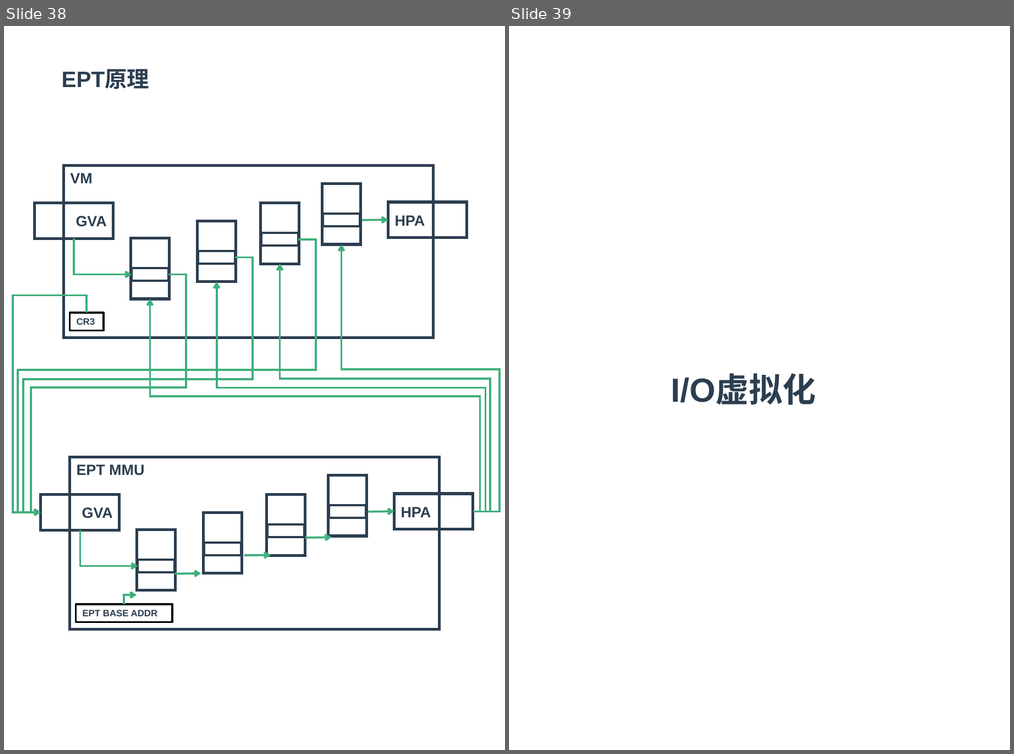
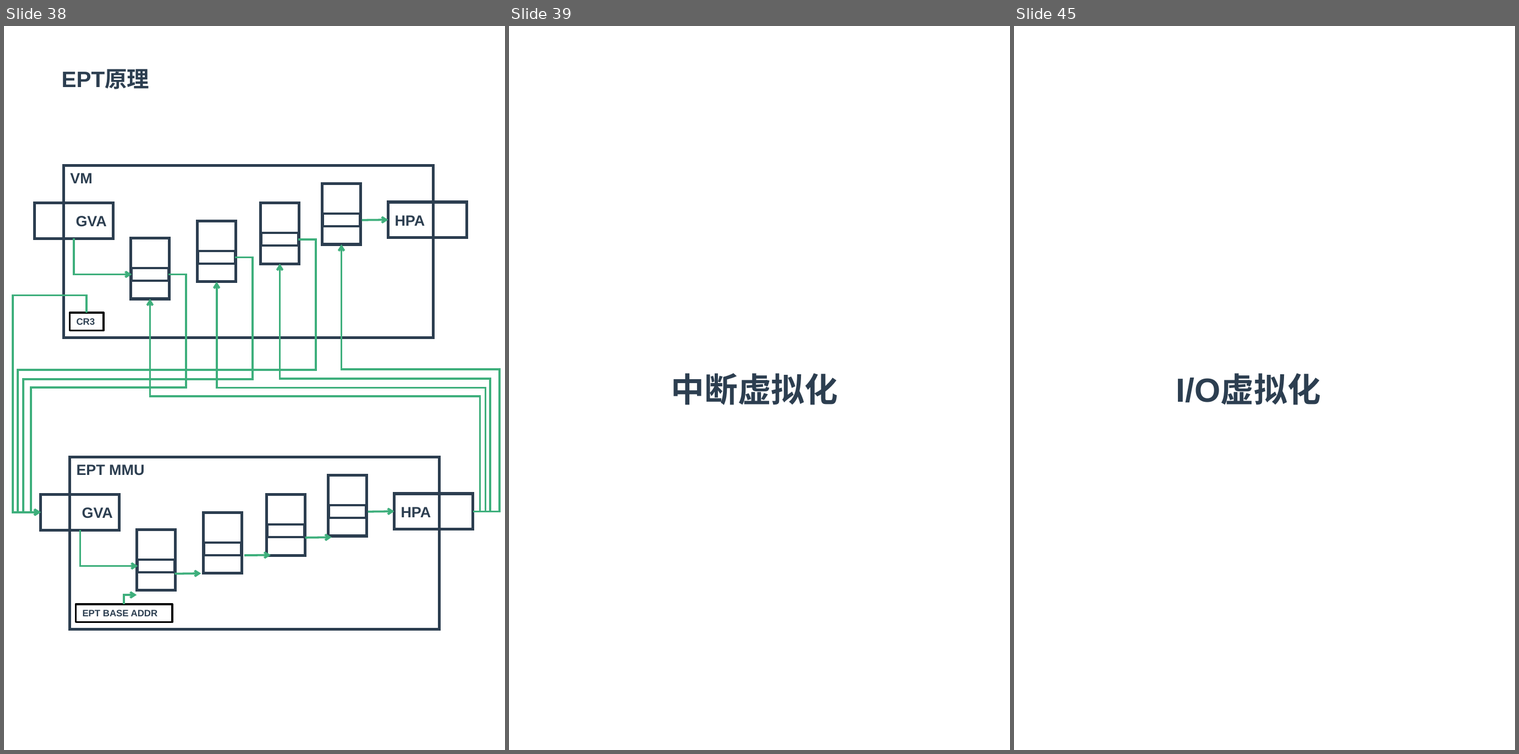
Before and after one commit to zaiqiang-dong/zaiqiang, a slide deck: picture/vitrualization/vitrualization.pptx. Shown side by side, each under a label of ours: slides 38 and 39 before the commit, slides 38, 39 and 45 after it; the slides between them are not shown. The pictures are 1014x754 and 1519x754 pixels, drawn with LibreOffice and Linux fonts; fonts in the diff are those of the drawing. Boxes give left, top, right and bottom in pixels: in the first picture for what was removed or moved away, otherwise in the second. Text is boxed around its words. In the diff, an @@ line names an element or a change of style, - is before the commit and + after.

```diff
--- a/picture/vitrualization/vitrualization.pptx
+++ b/picture/vitrualization/vitrualization.pptx
@@ slide 39 added at (x1=509, y1=26, x2=1010, y2=750), background #FFFFFF @@
@@ text added at (x1=671, y1=373, x2=838, y2=405), 36 pt, text #2C3E50, bold @@
+中断虚拟化
@@ what was slide 39 is now slide 45 @@
```
Also in this commit, not shown: 1 slide changed, 5 other slides added, 1 slide removed, 7 other files.
